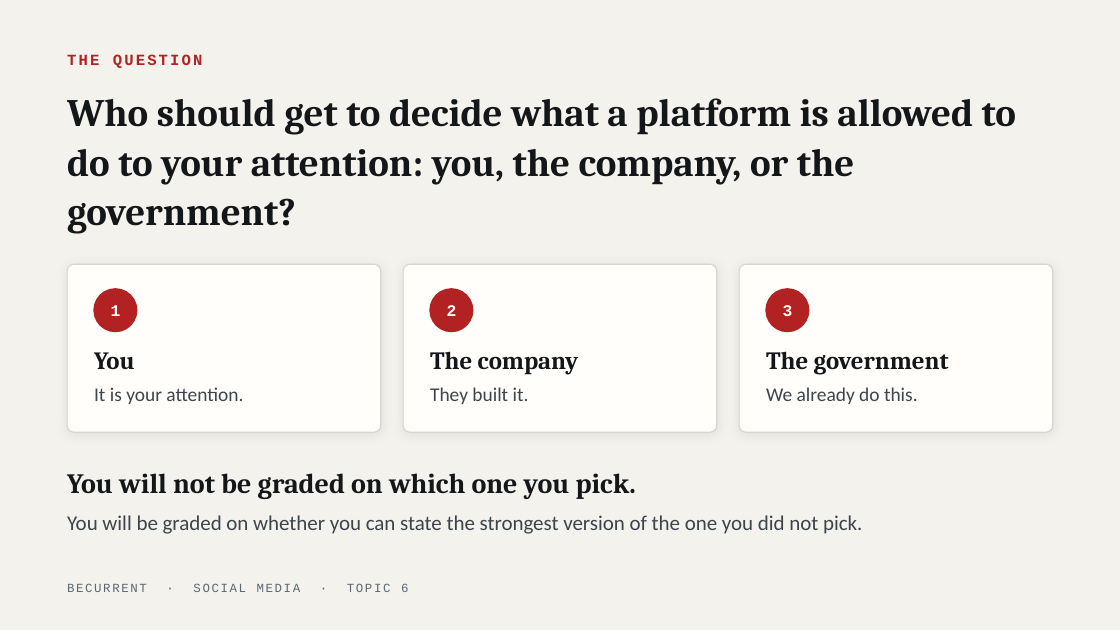
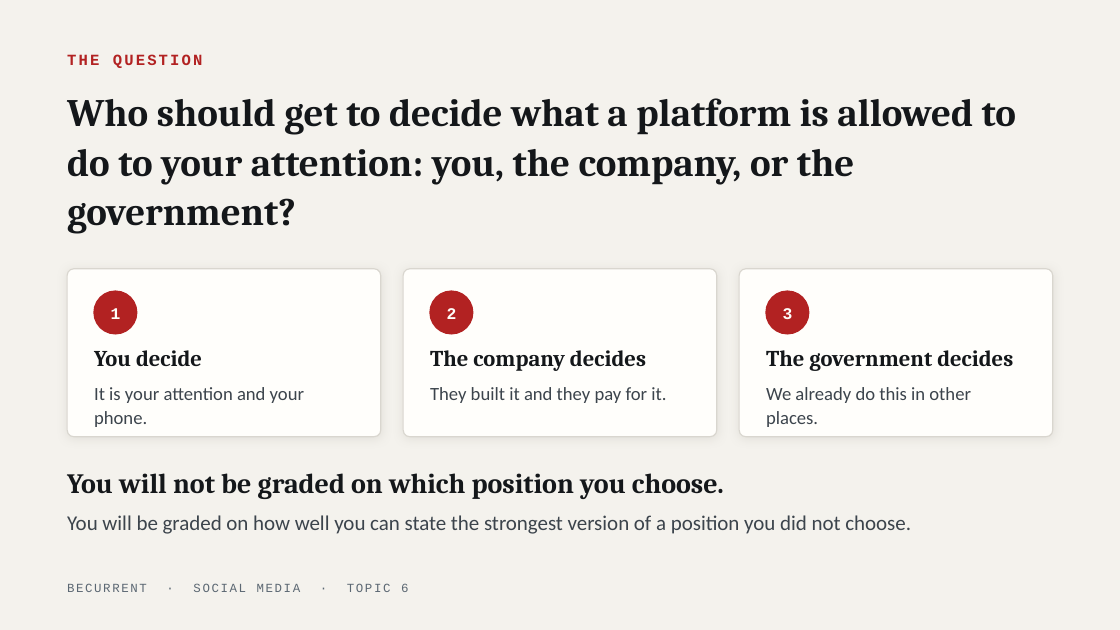
Before and after one commit to JeffAndersonLogic/BeCurrent, a slide deck: slide 3 of social-media/decks/topic-06-who-gets-to-decide.pptx. Drawn at 1120x630 pixels with LibreOffice and Linux fonts; fonts in the diff are those of the drawing. Boxes give left, top, right and bottom in pixels: in the first picture for what was removed or moved away, otherwise in the second. Text is boxed around its words. In the diff, an @@ line names an element or a change of style, - is before the commit and + after.

```diff
--- a/social-media/decks/topic-06-who-gets-to-decide.pptx
+++ b/social-media/decks/topic-06-who-gets-to-decide.pptx
@@ 3 rounded rectangles: place and size @@
-3 rounded rectangles at <box>67,264,1053,432</box>
+3 rounded rectangles at <box>67,269,1053,437</box>
@@ text at <box>94,350,202,366</box>: text changed; size 16 to 14.5 pt @@
-You
+You decide
@@ text at <box>430,350,646,371</box>: text changed; size 16 to 14.5 pt @@
-The company
+The company decides
@@ text at <box>766,350,1013,371</box>: text changed; size 16 to 14.5 pt @@
-The government
+The government decides
@@ text at <box>94,387,304,427</box>: text changed; size 12.5 to 12 pt @@
-It is your attention.
+It is your attention and your phone.
@@ text at <box>430,387,666,403</box>: text changed; size 12.5 to 12 pt @@
-They built it.
+They built it and they pay for it.
@@ text at <box>766,387,971,427</box>: text changed; size 12.5 to 12 pt @@
-We already do this.
+We already do this in other places.
@@ text at <box>67,473,724,499</box>: text changed @@
-You will not be graded on which one you pick.
+You will not be graded on which position you choose.
@@ text at <box>67,515,911,534</box>: text changed @@
-You will be graded on whether you can state the strongest version of the one you did not pick.
+You will be graded on how well you can state the strongest version of a position you did not choose.
```
Also in this commit, not shown: 13 other slides changed, 11 other files.
